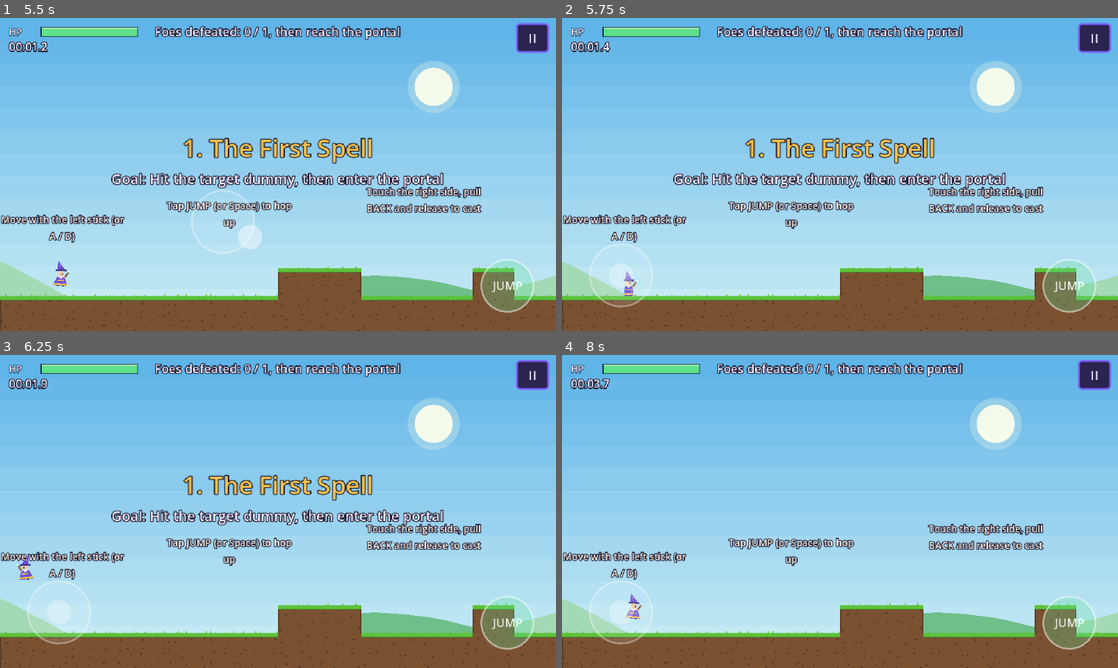
Above: before the commit, frames 1-4 (two rows, left to right).
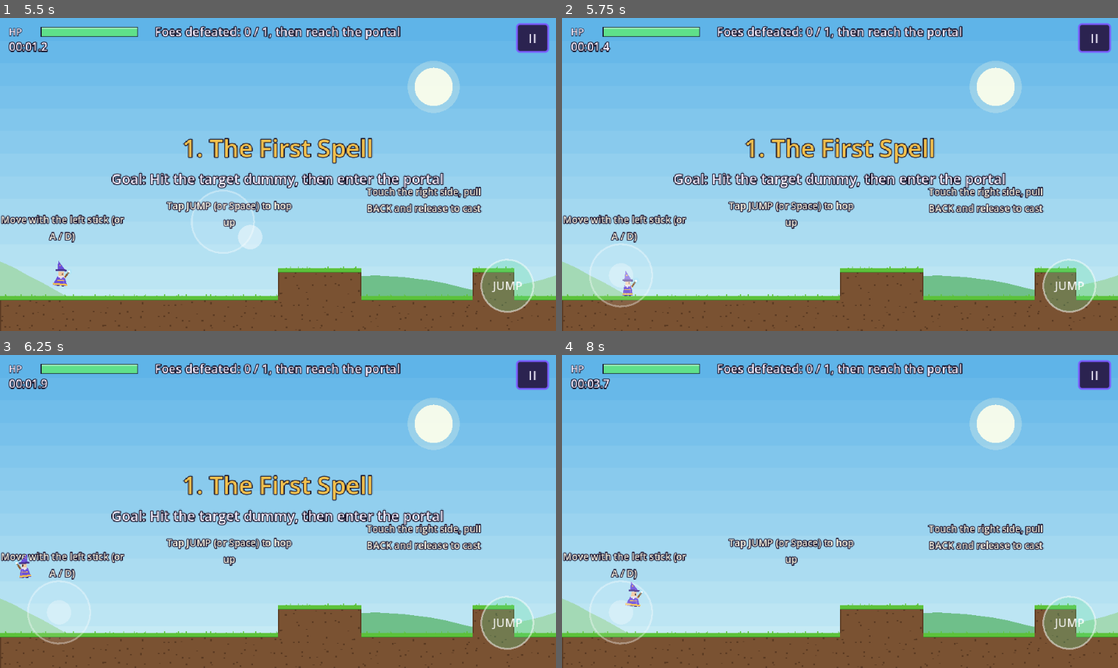
Above: after the commit, the same moments.

Repository: Lynnield/Arcane
Game: Godot game, scene res://scenes/ui/title.tscn
Same seed, same stepped clock (60 frames per second), same inputs: the game is played once before the commit and once after it.
Inputs (mouse positions are in pixels of both pictures, inside the frame that each line leads up to):
- Up to frame 1 (5.5 s): tap Enter at 0.5 s; move the mouse to (400, 158) at 0.52 s; hold D (move_right) 0.53-1.25 s; hold Space (jump) 0.53-1.25 s; click (400, 158) at 0.67 s; click "Play Offline" at 1.25 s; click "Adventure (5 levels)" at 2 s; click "1. The First Spell Best --" at 2.75 s; click "II" at 3.5 s; click "Restart" at 4.25 s; tap Space (jump) at 5 s; drag from (166, 190) to (250, 237) at 5.02 s
- Up to frame 2 (5.75 s): no input
- Up to frame 3 (6.25 s): move the mouse to (333, 442) at 5.77 s; hold A (move_left) from 5.78 s (still down); hold Space (jump) from 5.78 s (still down)
- Up to frame 4 (8 s): release A (move_left) at 6.5 s; release Space (jump) at 6.5 s; drag from (812, 574) to (673, 464) at 6.52 s; move the mouse to (1006, 558) at 7.27 s; hold D (move_right) from 7.28 s (still down); hold Space (jump) from 7.28 s (still down)

Frame 1 is identical in both runs. In frame 2, less than 0.1% of the frame differs, in the area x 10-14%, y 80-89%; in frame 3, 0.1%; in frame 4, 0.2%, in the area x 11-15%, y 72-85%.

Commit message:
feat: snappier turnaround, clean stops and a slight jump apex hang
Reversing uses double acceleration and releasing the stick on the ground stops faster. Holding jump near the apex briefly reduces gravity. Jump strength, gravity and top speed are unchanged; measured reach went from 63.3/92 px to 63.7/98 px (apex/run-jump), within level design limits.

Diff:
--- a/scripts/player.gd
+++ b/scripts/player.gd
@@ -96,7 +96,10 @@
 	_jump_buffer = Tuning.JUMP_BUFFER if want_jump else _jump_buffer - delta
 	_coyote = Tuning.COYOTE_TIME if is_on_floor() else _coyote - delta
 
-	velocity.y = minf(velocity.y + Tuning.PLAYER_GRAVITY * delta, Tuning.MAX_FALL_SPEED)
+	var gravity := Tuning.PLAYER_GRAVITY
+	if holding_jump and absf(velocity.y) < Tuning.APEX_HANG_SPEED:
+		gravity *= Tuning.APEX_GRAVITY_SCALE
+	velocity.y = minf(velocity.y + gravity * delta, Tuning.MAX_FALL_SPEED)
 	if _jump_buffer > 0.0 and _coyote > 0.0:
 		velocity.y = Tuning.JUMP_VELOCITY
 		_jump_buffer = 0.0
@@ -107,7 +110,12 @@
 	if velocity.y < 0.0 and not holding_jump:
 		velocity.y += Tuning.PLAYER_GRAVITY * delta
 
-	velocity.x = move_toward(velocity.x, axis * Tuning.PLAYER_SPEED, Tuning.PLAYER_ACCEL * delta)
+	var accel := Tuning.PLAYER_ACCEL
+	if absf(axis) > 0.1 and absf(velocity.x) > 1.0 and signf(axis) != signf(velocity.x):
+		accel = Tuning.PLAYER_TURN_ACCEL
+	elif absf(axis) <= 0.1 and is_on_floor():
+		accel = Tuning.PLAYER_FRICTION
+	velocity.x = move_toward(velocity.x, axis * Tuning.PLAYER_SPEED, accel * delta)
 	move_and_slide()
 	if absf(axis) > 0.1:
 		facing = 1 if axis > 0.0 else -1
--- a/scripts/tuning.gd
+++ b/scripts/tuning.gd
@@ -6,9 +6,16 @@
 # Player movement
 const PLAYER_SPEED := 120.0
 const PLAYER_ACCEL := 900.0
+## Used when reversing direction, so turning around feels snappy.
+const PLAYER_TURN_ACCEL := 1800.0
+## Used on the ground with no input, so the wizard stops cleanly.
+const PLAYER_FRICTION := 1400.0
 const PLAYER_GRAVITY := 900.0
 const MAX_FALL_SPEED := 500.0
 const JUMP_VELOCITY := -330.0
+## Near the top of a held jump gravity is reduced for a brief, floaty hang.
+const APEX_HANG_SPEED := 40.0
+const APEX_GRAVITY_SCALE := 0.6
 const COYOTE_TIME := 0.1
 const JUMP_BUFFER := 0.12
 const PLAYER_MAX_HEALTH := 100
